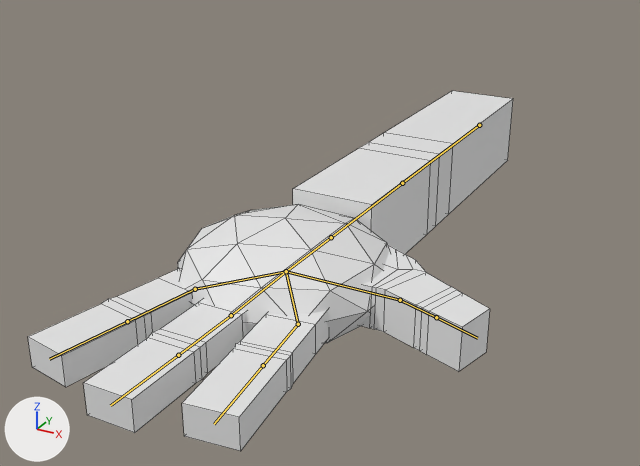
The Blender file PuppetOnARoll/Assets/Characters/Hand/v2.0/Hand_v2.0.blend, before and after one commit.
Before and after are seen from a camera (50 mm lens) standing at (3.23, -9.33, 4.18) and looking at (-1.16, -1.36, 0.19). The axes (+X, +Y, +Z) are drawn at lower left. The lights are the same throughout. Both versions are drawn at frame 85 of the action 'Default'; the numbers are the values there. The bones that bend it are drawn over the model as lines. Mesh edges are drawn as thin lines.

The first picture shows 'RightFinger'.
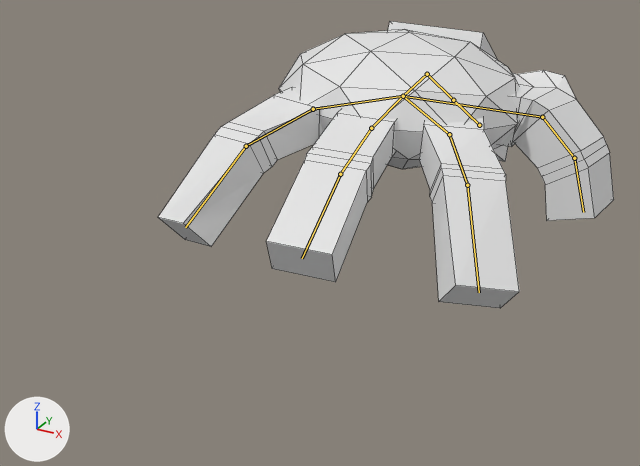
What differs and where, as boxes (x1, y1, x2, y2) in the pictures (640 x 466 px):
'RightFinger', posed (20% shorter)
    before: (28, 91, 513, 451)
    after: (158, 21, 614, 308)
bone 'Arm', root to tip
    before: (479, 125) to (402, 183)
    after: (479, 125) to (453, 100)
bone 'Palm', root to tip
    before: (331, 237) to (286, 271)
    after: (427, 74) to (403, 96)
bone 'Thumb.002', root to tip
    before: (400, 300) to (436, 317)
    after: (542, 117) to (574, 158)
bone 'Thumb.003', root to tip
    before: (436, 317) to (477, 338)
    after: (574, 158) to (583, 212)
bone 'Right.002', root to tip
    before: (298, 324) to (263, 365)
    after: (449, 134) to (467, 185)
bone 'Right.003', root to tip
    before: (263, 365) to (214, 424)
    after: (467, 185) to (479, 292)
bone 'Middle.002', root to tip
    before: (231, 315) to (178, 355)
    after: (371, 128) to (340, 174)
bone 'Middle.003', root to tip
    before: (178, 355) to (110, 405)
    after: (340, 174) to (302, 258)
bone 'Left.002', root to tip
    before: (195, 289) to (127, 321)
    after: (313, 109) to (246, 146)
bone 'Left.003', root to tip
    before: (127, 321) to (49, 359)
    after: (246, 146) to (185, 227)

The edits, one by one:
Bone 'Arm' (bone_arm) turns from (0, 0, 0) to (22, -3, 10) degrees about its own x, y and z.
Bone 'Palm' (bone_palm) turns from (0, 0, 0) to (-21, 0, 0) degrees about its own x, y and z.
Bone 'Thumb.002' (bone_thumb_002) turns from (0, 0, 0) to (-39, 0, 0) degrees about its own x, y and z.
Bone 'Thumb.003' (bone_thumb_003) turns from (0, 0, 0) to (-31, 0, 0) degrees about its own x, y and z.
Bone 'Right.002' (bone_right_002) turns from (0, 0, 0) to (-12, 0, 17) degrees about its own x, y and z.
Bone 'Right.003' (bone_right_003) turns from (0, 0, 0) to (-27, -9, 4) degrees about its own x, y and z.
Bone 'Middle.002' (bone_middle_002) turns from (0, 0, 0) to (-11, 0, 0) degrees about its own x, y and z.
Bone 'Middle.003' (bone_middle_003) turns from (0, 0, 0) to (-16, 0, 0) degrees about its own x, y and z.
Bone 'Left.002' (bone_left_002) turns from (0, 0, 0) to (-11, -3, -10) degrees about its own x, y and z.
Bone 'Left.003' (bone_left_003) turns from (0, 0, 0) to (-33, 21, -13) degrees about its own x, y and z.
